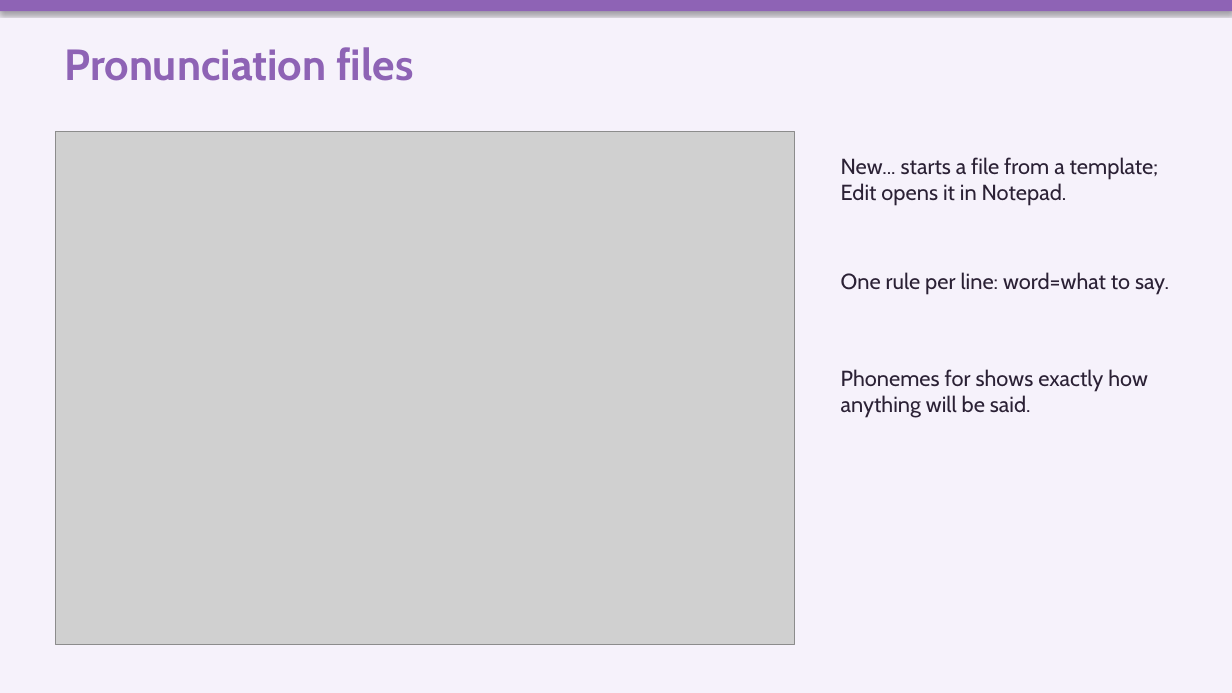
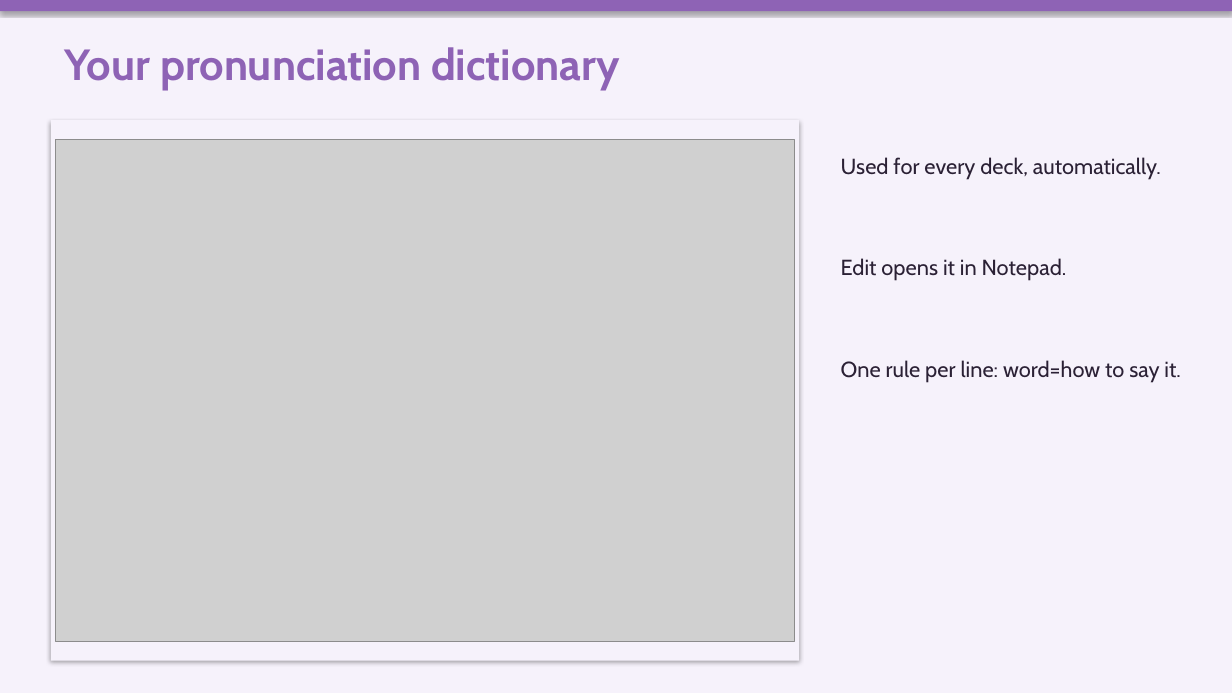
Before and after one commit to mikesimone/deck-narrator, a slide deck: slide 15 of examples/how-to/deck-narrator-how-to.pptx (slide 13 before the commit). Drawn at 1232x693 pixels with LibreOffice and Linux fonts; fonts in the diff are those of the drawing; grey boxes stand for pictures. Boxes give left, top, right and bottom in pixels: in the first picture for what was removed or moved away, otherwise in the second. Text is boxed around its words. In the diff, an @@ line names an element or a change of style, - is before the commit and + after.

```diff
--- a/examples/how-to/deck-narrator-how-to.pptx
+++ b/examples/how-to/deck-narrator-how-to.pptx
@@ text at (64, 47, 620, 90): text changed @@
-Pronunciation files
+Your pronunciation dictionary
@@ rectangle added at (51, 120, 799, 661), fill #F6F2FB @@
@@ picture removed at (55, 132, 795, 645) @@
@@ text added at (841, 157, 1161, 180), 17 pt, text #2B2135 @@
+Used for every deck, automatically.
@@ text at (841, 258, 1067, 281): text changed @@
-New... starts a file from a template; Edit opens it in Notepad.
+Edit opens it in Notepad.
@@ text at (841, 360, 1180, 383): text changed @@
-One rule per line: word=what to say.
+One rule per line: word=how to say it.
@@ text removed at (841, 369, 1148, 418) @@
-Phonemes for shows exactly how anything will be said.
```
Also in this commit, not shown: 8 other slides changed, 9 slides added, 6 slides removed, 4 other files.
